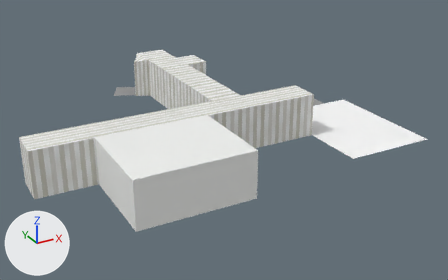
The FBX model Five Nights At Obama's/Assets/Models/floorplan2.fbx: old version first, new version second.
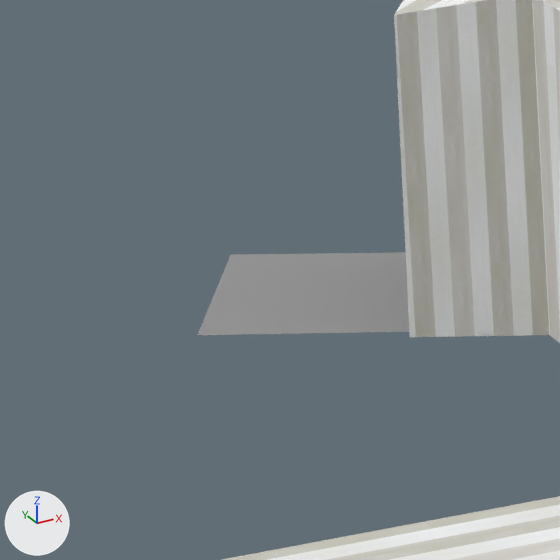
Each version is shown whole from a camera (50 mm lens) standing at (-22.86, -71.67, 19.45) and looking at (1.56, -27.27, -2.75), then close up on the part from 21% to 34% of the width and 22% to 42% of the height. Every picture has the same lights, and +X, +Y and +Z are marked at lower left. Where no turn or scale is listed for an object, it has been applied to the vertices.

The first close-up shows 'Cube__5_.002', 'Wall__7__001'.
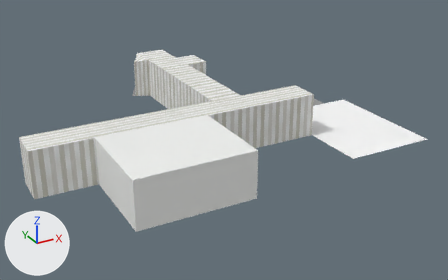
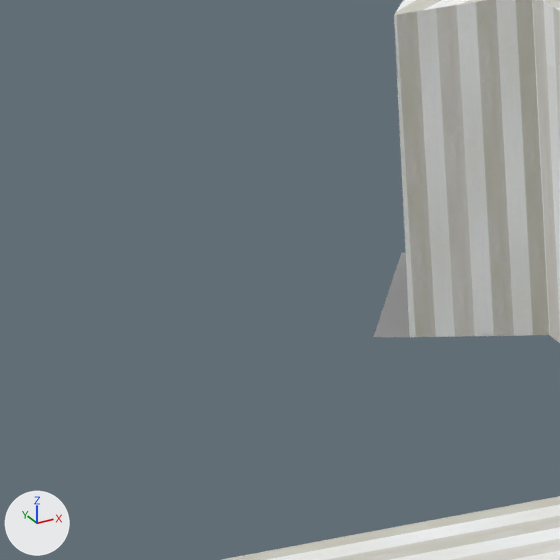
The change, as a diff of the scene's bpy script:
```diff
--- a/Five Nights At Obama's/Assets/Models/floorplan2.fbx.py
+++ b/Five Nights At Obama's/Assets/Models/floorplan2.fbx.py
@@ me_scene_006 @@
 me_scene_006.from_pydata(...)  # 18 vertices, 12 faces; spans x -28.0..-4.1, y -0.1..20.4, z 0.5
 # used by ob_cube__5__002; location = (11.96, -31.54, -2.41)
 # verts and faces of me_scene_006; kept vertices keep their numbers, new ones are numbered from 18
 # before: 15 (-15.8, 17.9, 0.5) at pixel (197, 335), 16 (-14.5, 20.4, 0.5) at pixel (230, 254)
+# me_scene_006 part 1
+verts[15] = (-13.8, 16.8, 0.5)  # moved, pixel (409, 337)
+verts[16] = (-12.5, 19.4, 0.5)  # moved
+verts[18] = (-14.2, 17.0, 0.5)  # pixel (373, 337)
+verts[19] = (-12.8, 19.6, 0.5)  # pixel (401, 252)
+faces += [(15, 16, 19, 18)]
 me_scene_006.materials.append(mat_floor)
```

Changed parts and their boxes (x1, y1, x2, y2) in the close-ups (560 x 560 px):
'Cube__5_.002', reshaped: before (198, 252, 409, 335); after (374, 253, 410, 337)
